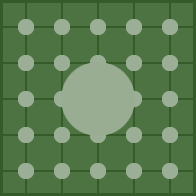
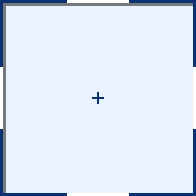
Two versions of the same layered image (196 x 196). Layer-by-layer changes:
renamed "current-y" to "shadow", opacity 100% → 50%, painted on it over [left=3, top=3, right=193, bottom=193]
renamed "current" to "center", painted on it over [left=25, top=3, right=171, bottom=193]
"glass": opacity 50% → 15%, painted on it over [left=3, top=3, right=193, bottom=193]
painted on "next" over [left=0, top=0, right=196, bottom=196]
